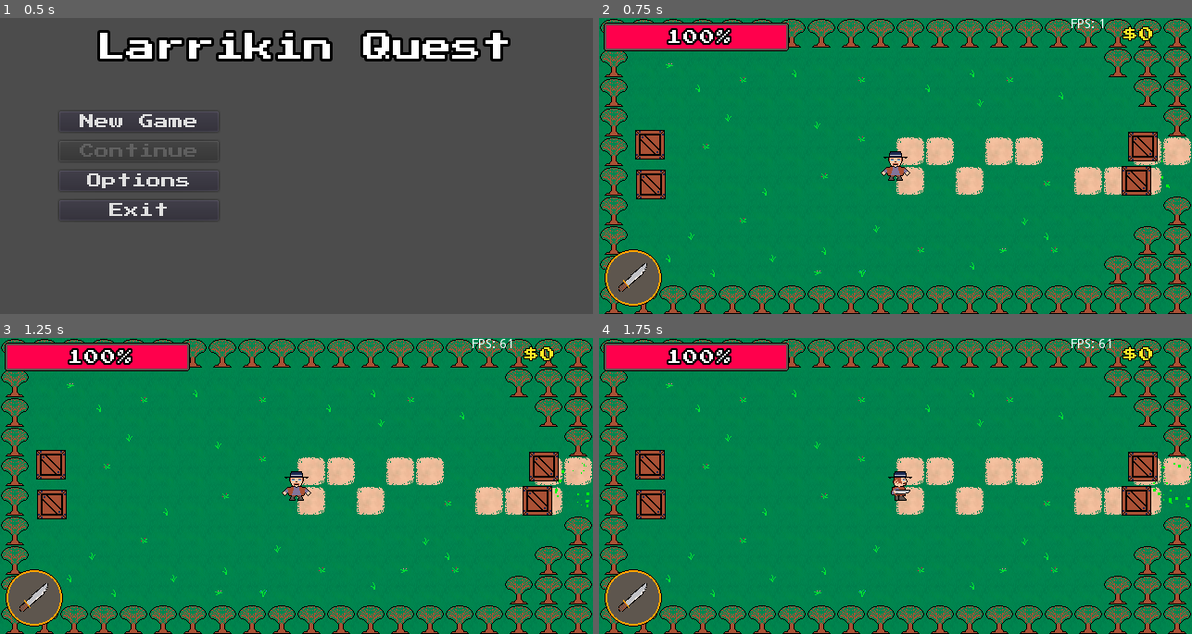
Above: before the commit, frames 1-4 (two rows, left to right).
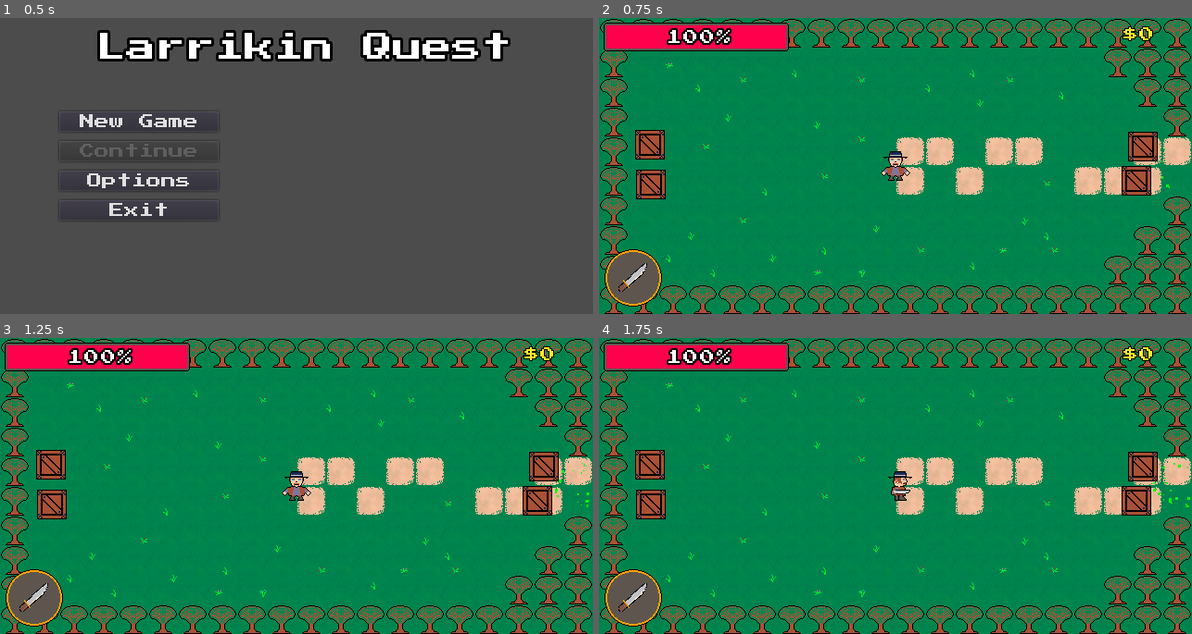
Above: after the commit, the same moments.

Repository: Beetron/2d-aussie-rpg
Game: Godot game, scene res://scene/Master.tscn
Two runs of this game, one before a commit and one after it. Both use one fixed random seed, a clock stepped at 60 frames per second and the inputs below.
Inputs (mouse positions are in pixels of both pictures, inside the frame that each line leads up to):
- Up to frame 1 (0.5 s): no input
- Up to frame 2 (0.75 s): click "New Game" at 0.5 s
- Up to frame 3 (1.25 s): no input
- Up to frame 4 (1.75 s): move the mouse to (1025, 471) at 1.27 s; press the mouse at (1025, 471) at 1.28 s; hold Right (ui_right) from 1.28 s (still down)

Frame 1 is identical in both runs. In frame 2, less than 0.1% of the frame differs, in the area x 79-86%, y 0-4%; in frame 3, less than 0.1%, in the area x 79-87%, y 0-4%; in frame 4, less than 0.1%.

Commit message:
Added end screen and updated dialogue

Diff:
--- a/scene/BarOutside.tscn
+++ b/scene/BarOutside.tscn
@@ -3,7 +3,6 @@
 [ext_resource path="res://img/pubroof.png" type="Texture" id=1]
 [ext_resource path="res://img/pubbase.png" type="Texture" id=2]
 [ext_resource path="res://script/bar_outside.gd" type="Script" id=3]
-
 
 [sub_resource type="RectangleShape2D" id=1]
 extents = Vector2( 18.9656, 19.7237 )
--- /dev/null
+++ b/scene/End Screen.tscn
@@ -0,0 +1,56 @@
+[gd_scene load_steps=5 format=2]
+
+[ext_resource path="res://fonts/title_font.tres" type="DynamicFontData" id=1]
+[ext_resource path="res://script/end_screen.gd" type="Script" id=2]
+
+[sub_resource type="DynamicFont" id=1]
+font_data = ExtResource( 1 )
+
+[sub_resource type="DynamicFont" id=2]
+font_data = ExtResource( 1 )
+
+[node name="EndScreenGUI" type="Control"]
+anchor_right = 1.0
+anchor_bottom = 1.0
+script = ExtResource( 2 )
+__meta__ = {
+"_edit_use_anchors_": false
+}
+
+[node name="ColorRect" type="ColorRect" parent="."]
+anchor_right = 1.0
+anchor_bottom = 1.0
+color = Color( 0, 0, 0, 1 )
+__meta__ = {
+"_edit_use_anchors_": false
+}
+
+[node name="Beers" type="Label" parent="."]
+anchor_left = 0.5
+anchor_top = 0.5
+anchor_right = 0.5
+anchor_bottom = 0.5
+margin_left = -256.0
+margin_top = -53.0
+margin_right = 256.0
+margin_bottom = -37.0
+custom_fonts/font = SubResource( 1 )
+text = "Larry proceeded to sink X beers."
+__meta__ = {
+"_edit_use_anchors_": false
+}
+
+[node name="Thanks" type="Label" parent="."]
+anchor_left = 0.5
+anchor_top = 0.5
+anchor_right = 0.5
+anchor_bottom = 0.5
+margin_left = -152.0
+margin_top = 87.0
+margin_right = 152.0
+margin_bottom = 103.0
+custom_fonts/font = SubResource( 2 )
+text = "Thanks for playing!"
+__meta__ = {
+"_edit_use_anchors_": false
+}
--- a/scene/Game.tscn
+++ b/scene/Game.tscn
@@ -18,6 +18,7 @@
 [node name="PlayerUI" parent="GameUI" instance=ExtResource( 3 )]
 
 [node name="DebugUI" parent="GameUI" instance=ExtResource( 4 )]
+visible = false
 
 [node name="Dialogue" parent="GameUI" instance=ExtResource( 5 )]
 visible = false
--- a/script/Bar.gd
+++ b/script/Bar.gd
@@ -4,7 +4,7 @@
 
 signal left_bar
 signal started_talking
-signal stopped_talking
+signal stopped_talking(finished_all_dialogue)
 
 func _ready():
 	self.connect("left_bar", get_parent(), "load_outside_scene")
@@ -27,7 +27,7 @@
 func _on_DialogueZone_body_exited(body):
 	if(body.is_in_group("player")):
 		player_dialogue = false
-		emit_signal("stopped_talking")
+		emit_signal("stopped_talking", false)
 	return
 
 func _on_BarExit_body_entered(body):
--- a/script/Game.gd
+++ b/script/Game.gd
@@ -53,6 +53,7 @@
 func load_second_level():
 	if current_level != null:
 		remove_current_level()
+	current_level_path = "res://scene/Level 2.tscn"
 	var level_resource = load("res://scene/Level 2.tscn")
 	var level = level_resource.instance()
 	add_child(level)
@@ -136,8 +137,17 @@
 	$GameUI/Dialogue.advance_dialogue()
 	return
 
-func hide_dialogue_panel():
+func hide_dialogue_panel(finished_all_dialogue):
 	$GameUI/Dialogue.visible = false
+	if finished_all_dialogue:
+		$GameUI/PlayerUI.visible = false
+		if current_level != null:
+			remove_current_level()
+		var end_screen_resource = load("res://scene/End Screen.tscn")
+		var scene = end_screen_resource.instance()
+		add_child(scene)
+		print(coins / 10)
+		scene.set_beers(coins / 10)
 	return
 
 func save_checkpoint(checkpoint_position):
--- a/script/dialogue.gd
+++ b/script/dialogue.gd
@@ -1,26 +1,15 @@
 extends Control
 
 var index = 0
-signal stopped_talking
+signal stopped_talking(finished_all_dialogue)
 var dialogue_finished = false
 var line_completed = true
 var skip_text = false
 
 #Going to just hardcode the text I want here, since I won't have that much dialogue anyway.
 #If I was to expand this, I would definitely pull the text in from file.
-var dialogue = ["G'day ma-",
-"Oh!",
-"It's you Larry.",
-"Some night last night eh?",
-"All that toad blood on you tells me you've had a fun morning.....",
-"...",
-"Look.",
-"I need your help with Dazza.",
-"He's been an absolute disgrace.",
-"He ran off with money from the till.",
-"Could you do me a favour mate?",
-"Go south from here and deal with Dazza for me.",
-"Cheers."]
+var dialogue = ["G'day Larry.",
+"What can I get you today?"]
 
 func _ready():
 	self.connect("stopped_talking", get_parent().get_parent(), "hide_dialogue_panel")
@@ -51,5 +40,5 @@
 		if index == dialogue.size() - 1:
 			dialogue_finished = true
 	else:
-		emit_signal("stopped_talking")
+		emit_signal("stopped_talking", true)
 	return
--- /dev/null
+++ b/script/end_screen.gd
@@ -0,0 +1,7 @@
+extends Control
+
+func set_beers(new_value):
+	var beers_count = new_value
+	var text = "Larry proceeded to sink %s beers."
+	$Beers.text = text % beers_count
+	return
